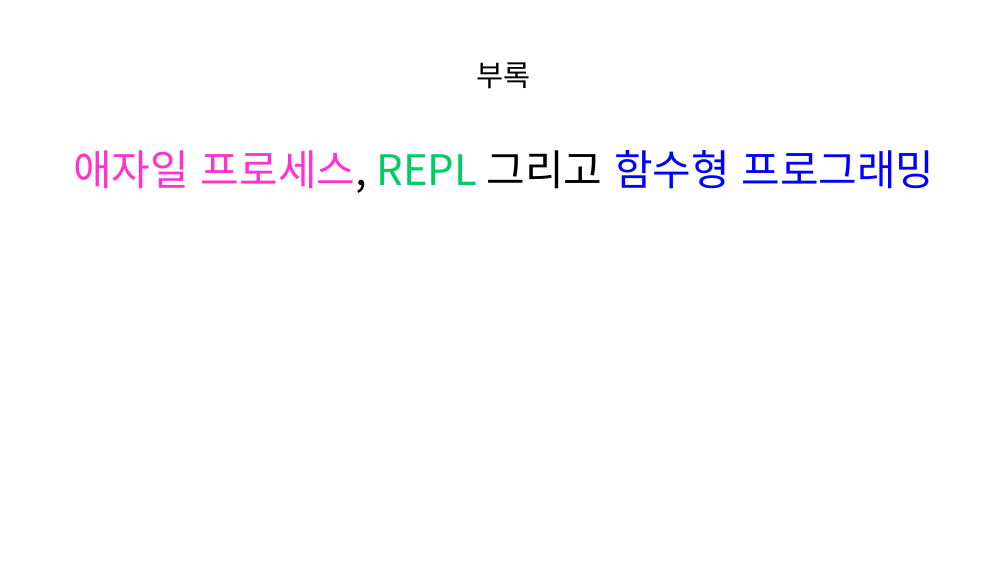
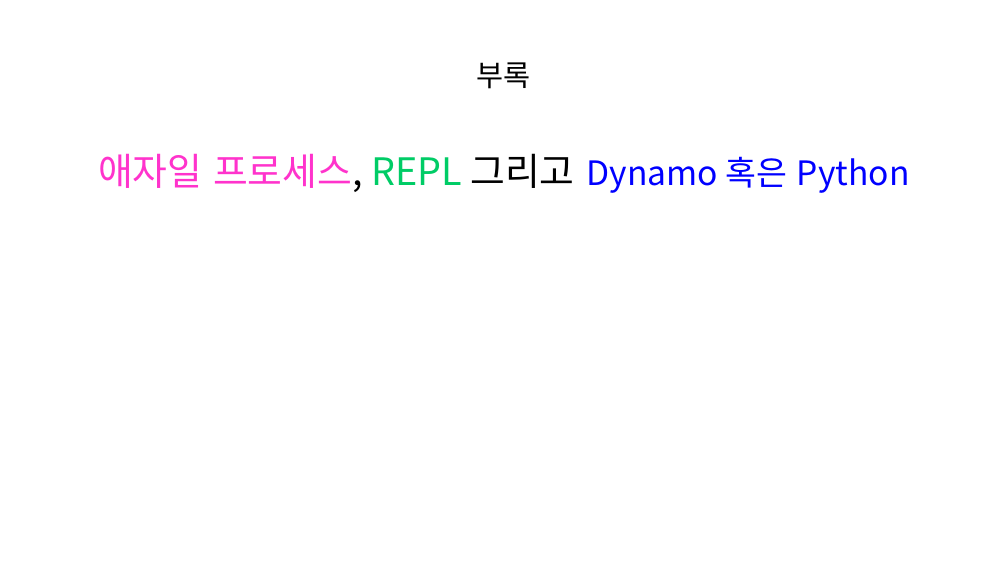
Before and after one commit to hnanmal/mkcljpt_volume, a slide deck: slide 1 of documentum/건축심화세미나(2022)/최종발표/4. 동적문서를 활용한 구조프로그램 작성 - 장만규 매니저, 황재승 매니저/추가발표자료.pptx. Drawn at 1008x567 pixels with LibreOffice and Linux fonts; fonts in the diff are those of the drawing. Boxes give left, top, right and bottom in pixels: in the first picture for what was removed or moved away, otherwise in the second. Text is boxed around its words. In the diff, an @@ line names an element or a change of style, - is before the commit and + after.

```diff
--- a/documentum/건축심화세미나(2022)/최종발표/4. 동적문서를 활용한 구조프로그램 작성 - 장만규 매니저, 황재승 매니저/추가발표자료.pptx
+++ b/documentum/건축심화세미나(2022)/최종발표/4. 동적문서를 활용한 구조프로그램 작성 - 장만규 매니저, 황재승 매니저/추가발표자료.pptx
@@ text at bbox=[98, 153, 910, 193]: text changed; size 40 to 36 pt @@
-애자일 프로세스, REPL 그리고 함수형 프로그래밍
+애자일 프로세스, REPL 그리고 Dynamo 혹은 Python
```
Also in this commit, not shown: 1 other slide changed, 7 slides added.
